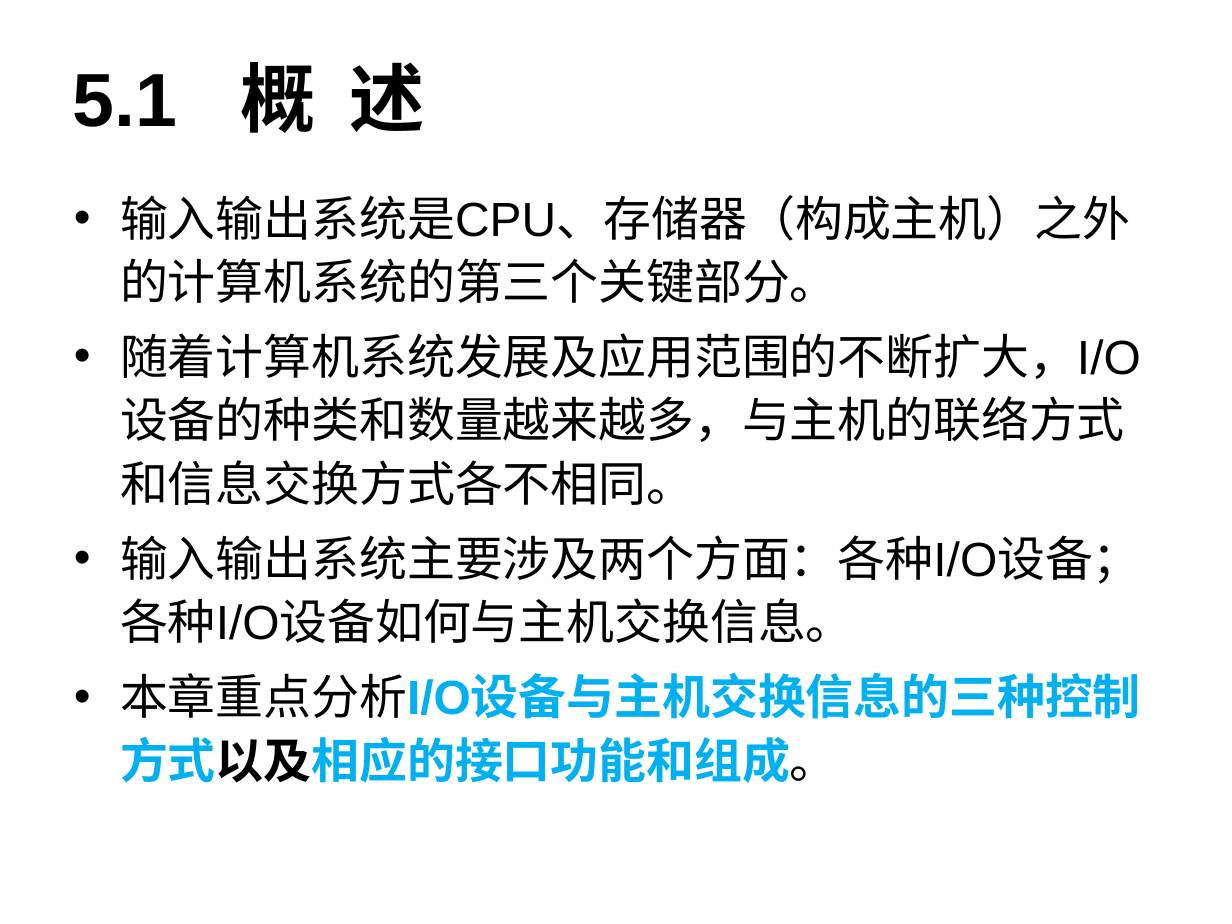
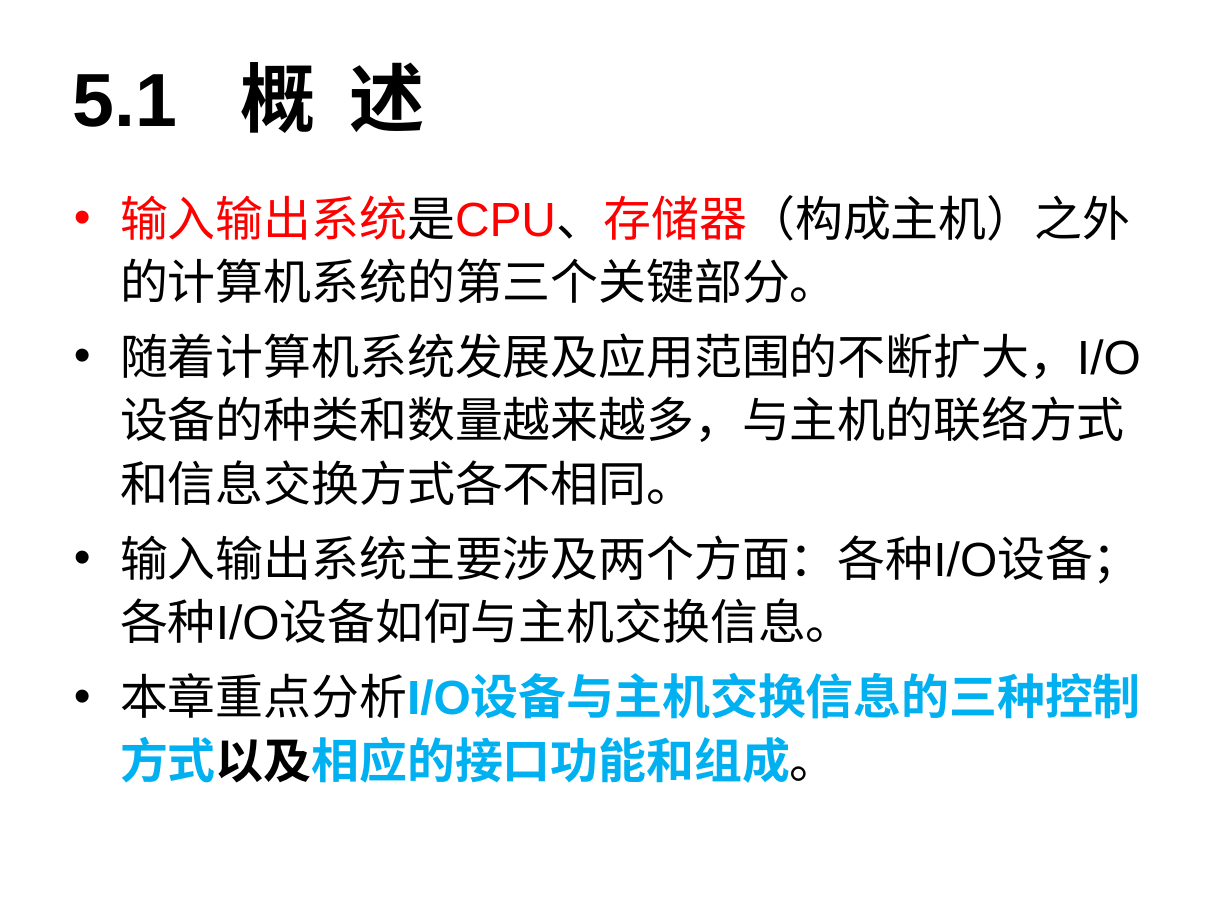
Before and after one commit to QiliangFan/StudyResources, a slide deck: slide 2 of 课件/计算机组成原理/第5章输入输出A.ppt. Drawn at 1232x924 pixels with LibreOffice and Linux fonts; fonts in the diff are those of the drawing. Boxes give left, top, right and bottom in pixels: in the first picture for what was removed or moved away, otherwise in the second. Text is boxed around its words. In the diff, an @@ line names an element or a change of style, - is before the commit and + after.

```diff
--- a/课件/计算机组成原理/第5章输入输出A.ppt
+++ b/课件/计算机组成原理/第5章输入输出A.ppt
@@ text at [120,195,1130,303]: text colour #000000 to #FF0000 in "输入输出系统是CPU、存储器（构成主机）之外的计算机系统的第三个关键部分。"; bullet colour #000000 to #FF0000 @@
```
Also in this commit, not shown: 7 other slides changed, 1 other file.
